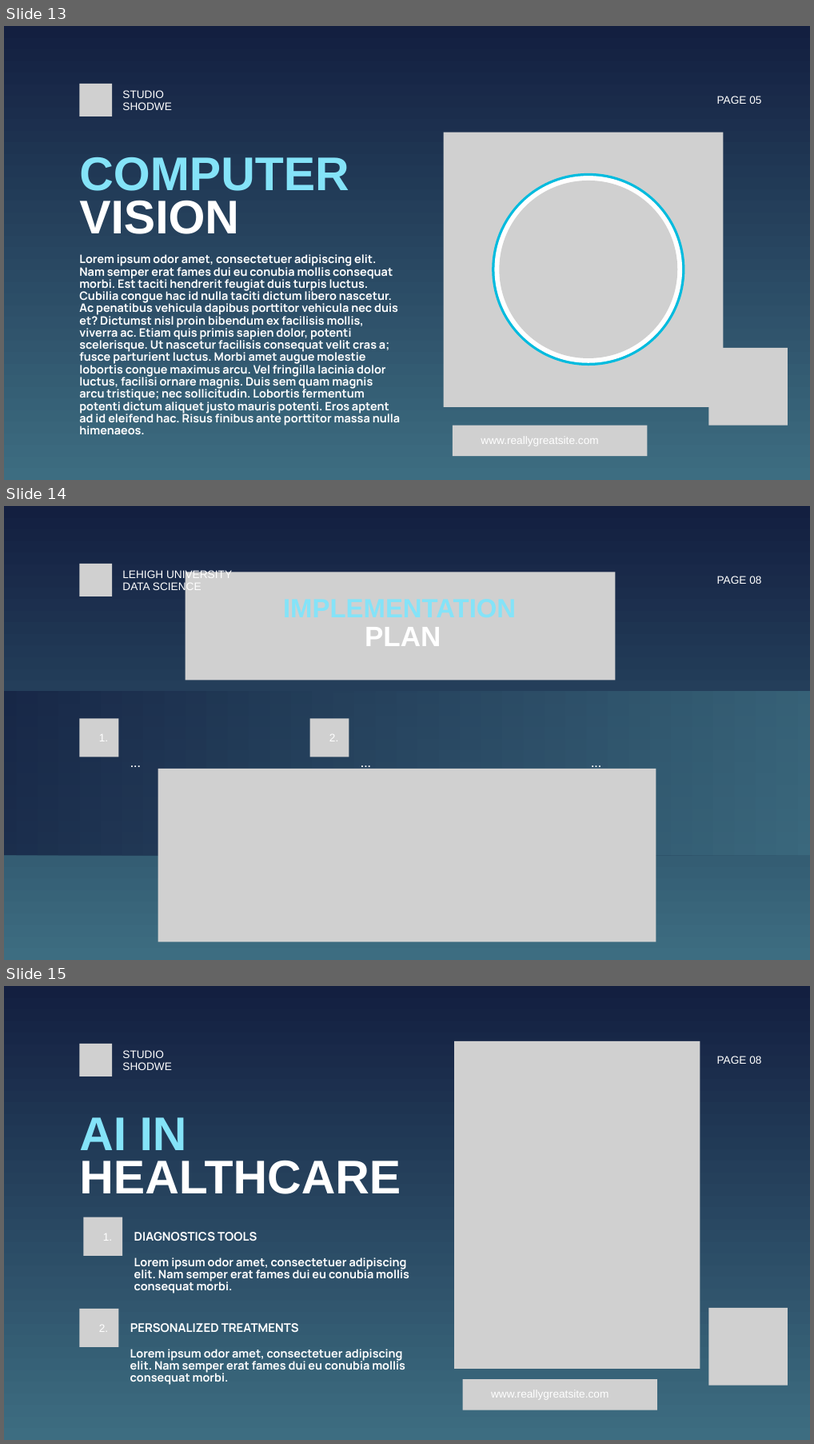
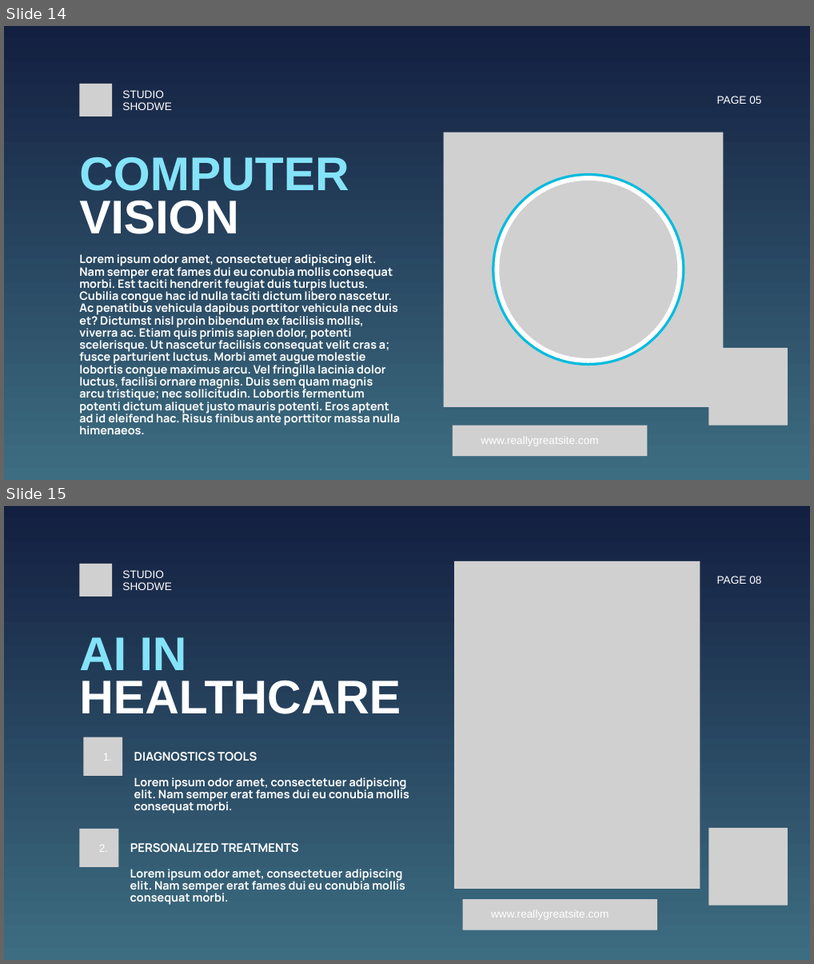
Before and after one commit to EddieMcGowan/AI-Powered_Course_Module_Generator, a slide deck: Project Presentation Draft.pptx. Shown one above the other, each under a label of ours: slides 13, 14 and 15 before the commit, slides 14 and 15 after it. The pictures are 814x1444 and 814x964 pixels, drawn with LibreOffice and Linux fonts; fonts in the diff are those of the drawing; grey boxes stand for pictures. Boxes give left, top, right and bottom in pixels: in the first picture for what was removed or moved away, otherwise in the second. Text is boxed around its words. In the diff, an @@ line names an element or a change of style, - is before the commit and + after.

```diff
--- a/Project Presentation Draft.pptx
+++ b/Project Presentation Draft.pptx
@@ slide 14 removed at [4, 506, 810, 960], background gradient #131F40 to #3D6D81 @@
@@ picture removed at [79, 564, 112, 596] @@
@@ text removed at [122, 569, 232, 592] @@
-LEHIGH UNIVERSITY
-DATA SCIENCE
@@ picture removed at [186, 572, 616, 680] @@
@@ text removed at [718, 576, 762, 584] @@
-PAGE 08
@@ text removed at [365, 627, 441, 646] @@
-PLAN
@@ freeform shape removed at [4, 691, 810, 855] @@
@@ picture removed at [79, 718, 118, 756] @@
@@ picture removed at [310, 718, 349, 756] @@
@@ text removed at [99, 734, 108, 741] @@
-1.
@@ text removed at [330, 734, 338, 741] @@
-2.
@@ text removed at [130, 757, 298, 771] @@
-...
@@ picture removed at [158, 768, 656, 941] @@
@@ text removed at [361, 757, 529, 771] @@
-...
@@ text removed at [591, 757, 759, 771] @@
-...
@@ what was slide 13 is now slide 14 @@
```
Also in this commit, not shown: 7 slides changed, 1 slide added.
